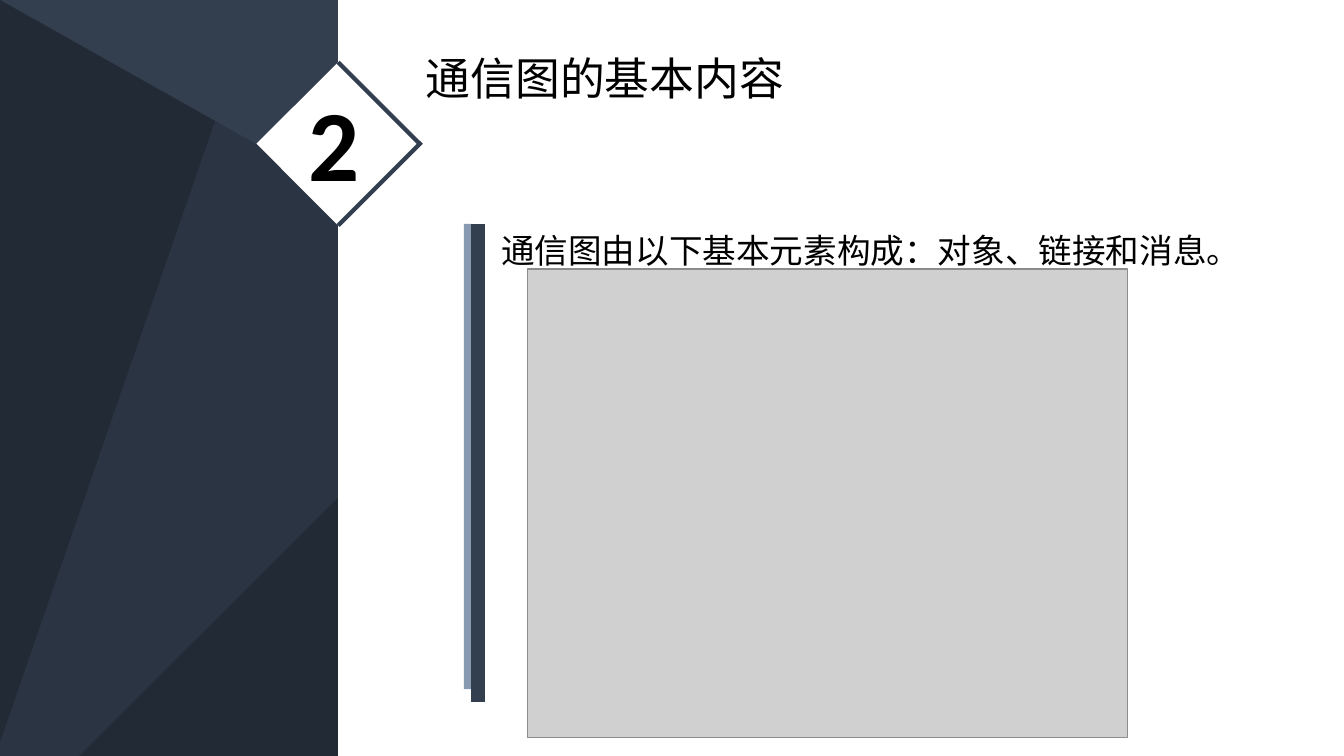
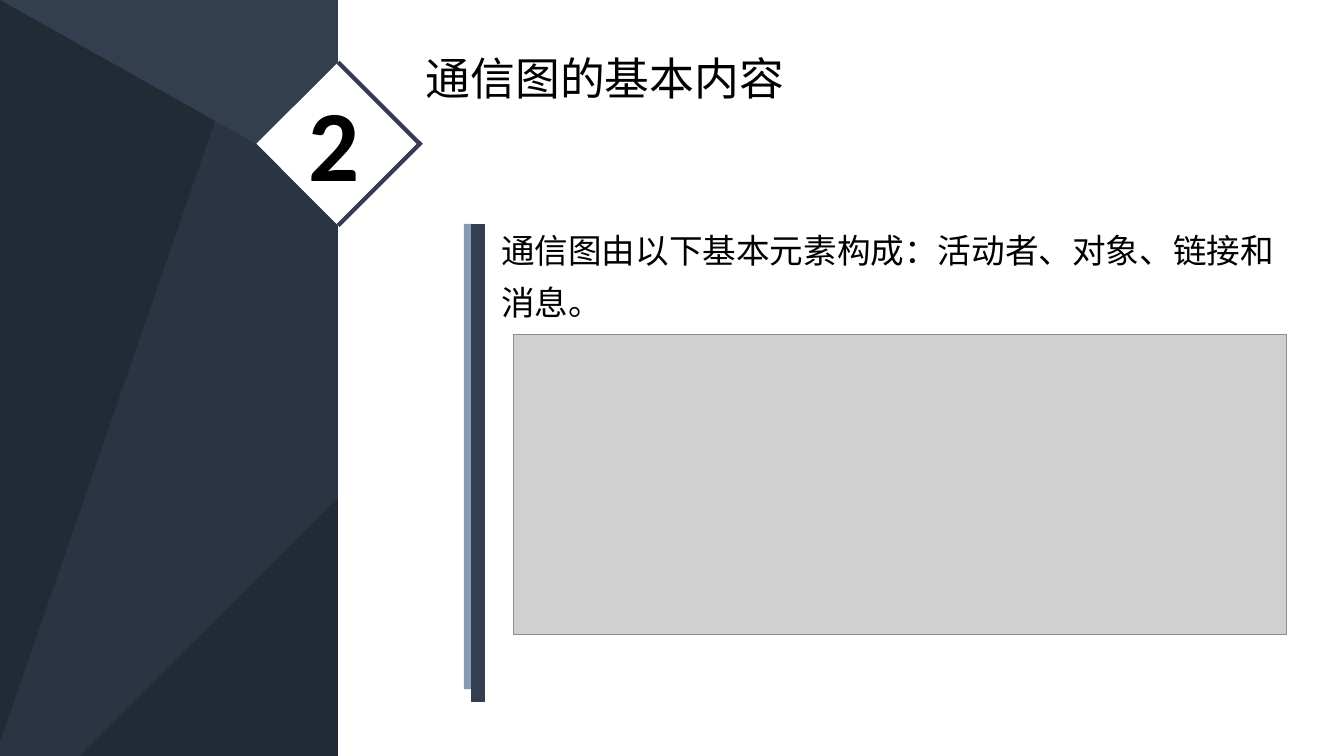
Before and after one commit to PRD2018-G03/PRD2018-G03-SoftwareEngineeringProject, a slide deck: slide 3 of 非受控文档/2_叶柏成/PPT/UML基础1.pptx. Drawn at 1344x756 pixels with LibreOffice and Linux fonts; fonts in the diff are those of the drawing; grey boxes stand for pictures. Boxes give left, top, right and bottom in pixels: in the first picture for what was removed or moved away, otherwise in the second. Text is boxed around its words. In the diff, an @@ line names an element or a change of style, - is before the commit and + after.

```diff
--- a/非受控文档/2_叶柏成/PPT/UML基础1.pptx
+++ b/非受控文档/2_叶柏成/PPT/UML基础1.pptx
@@ text at (501,234,1274,318): text changed @@
-通信图由以下基本元素构成：对象、链接和消息。
+通信图由以下基本元素构成：活动者、对象、链接和消息。
@@ picture: place and size @@
-picture at (527,269,1128,738)
+picture at (513,335,1287,635)
```
Also in this commit, not shown: 3 other slides changed, 6 slides added.
